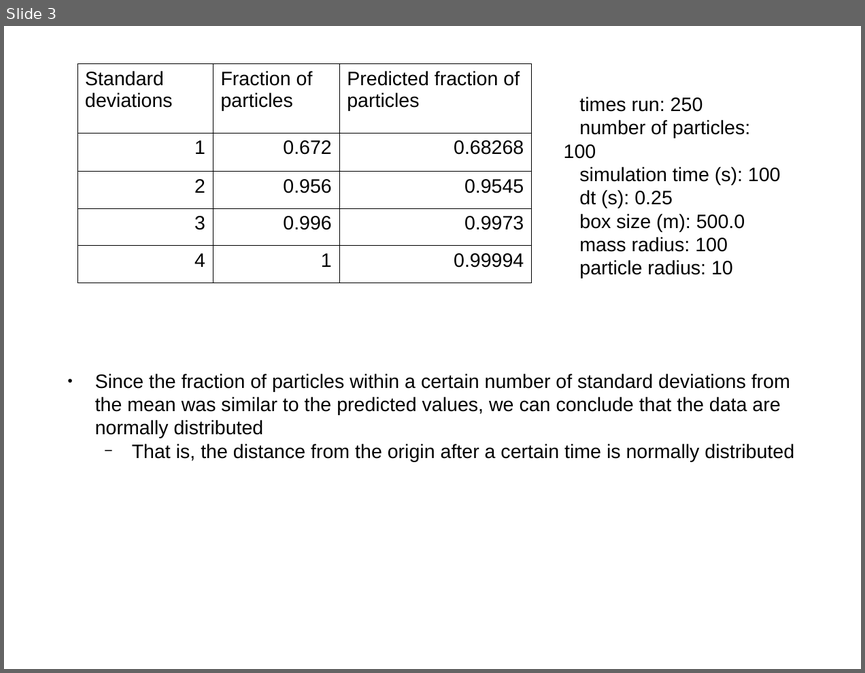
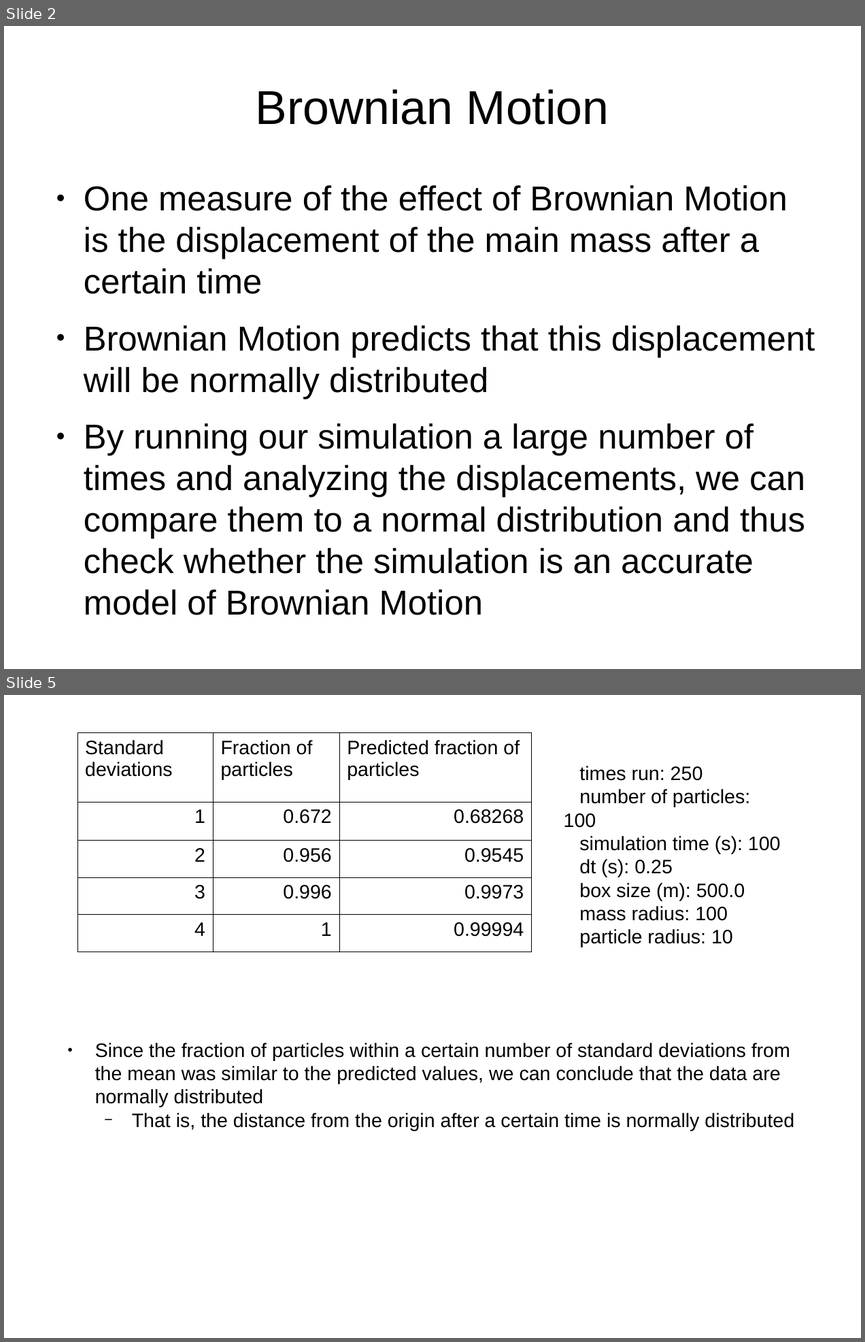
Before and after one commit to djynth/brownian-motion, a slide deck: Slides.odp. Shown one above the other, each under a label of ours: slide 3 before the commit, slides 2 and 5 after it; the slides between them are not shown. The pictures are 865x673 and 865x1342 pixels, drawn with LibreOffice and Linux fonts; fonts in the diff are those of the drawing. Boxes give left, top, right and bottom in pixels: in the first picture for what was removed or moved away, otherwise in the second. Text is boxed around its words. In the diff, an @@ line names an element or a change of style, - is before the commit and + after.

Commit message:
added some description of the simulation and program as well as a conclusion to the slides

```diff
--- a/Slides.odp
+++ b/Slides.odp
@@ slide 2 added at (4,26,861,669), background #FFFFFF @@
@@ title added at (256,89,609,125), 44 pt, text #000000 @@
+Brownian Motion
@@ text added at (84,185,815,615), 32 pt, text #000000 @@
+● One measure of the effect of Brownian Motion is the displacement of the main mass after a certain time
+● Brownian Motion predicts that this displacement will be normally distributed
+● By running our simulation a large number of times and analyzing the displacements, we can compare them to a normal distribution and thus check whether the simulation is an accurate model of Brownian Motion
@@ what was slide 3 is now slide 5 @@
```
Also in this commit, not shown: 3 other slides added, 2 slides removed.
